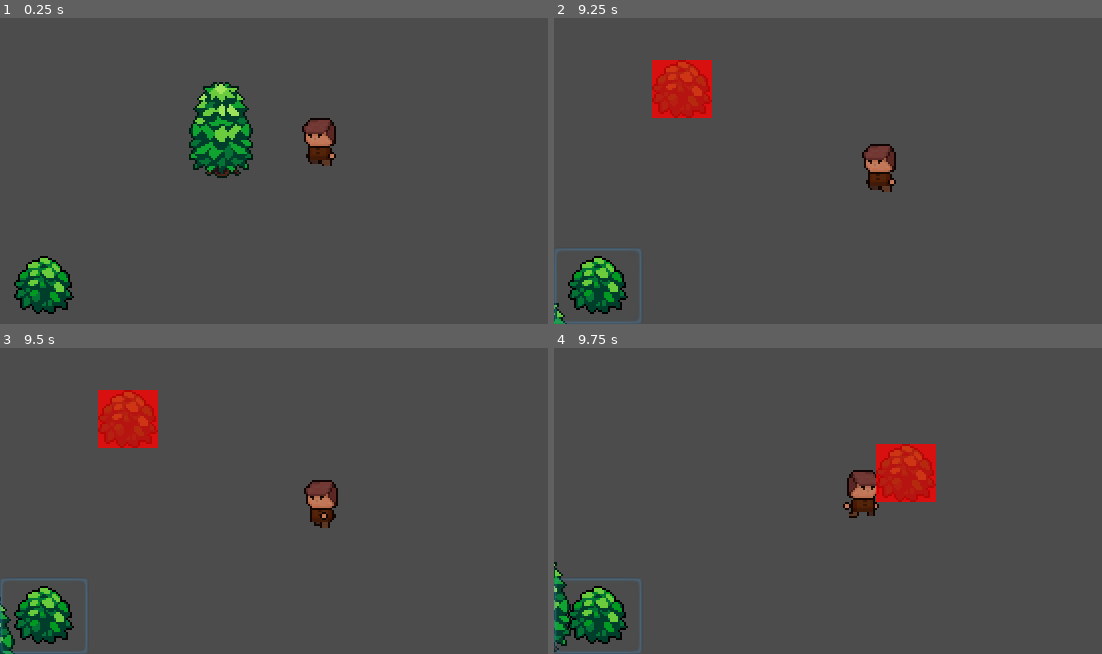
Above: before the commit, frames 1-4 (two rows, left to right).
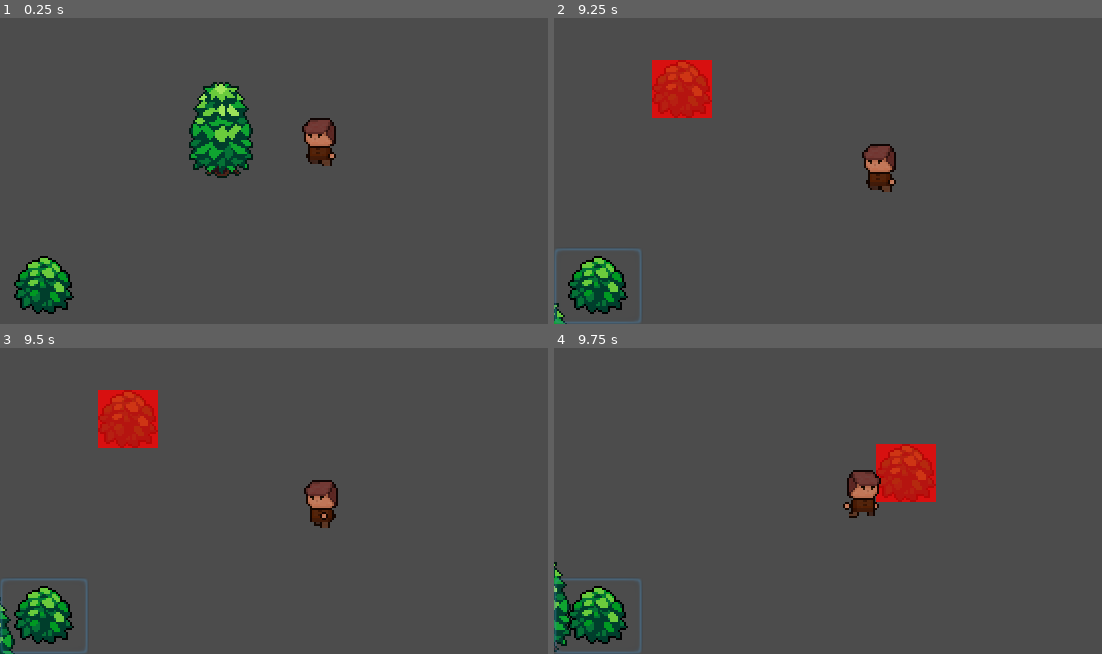
Above: after the commit, the same moments.

Repository: ismailgamedev/Godot-Building-System
Game: Godot game, scene res://Main.tscn
The game is run twice, just before and just after one commit, with the same random seed, the same clock (stepped at 60 frames per second) and the same inputs.
Inputs (mouse positions are in pixels of both pictures, inside the frame that each line leads up to):
- Up to frame 1 (0.25 s): no input
- Up to frame 2 (9.25 s): click (597, 287) at 0.5 s; tap Enter at 1.25 s; move the mouse to (844, 216) at 1.27 s; hold Up (ui_up) 1.28-2.78 s; click (844, 216) at 1.42 s; move the mouse to (1063, 198) at 2.02 s; move the mouse to (680, 91) at 2.77 s; hold Left (ui_left) 2.78-4.28 s; move the mouse to (904, 143) at 3.52 s; click (904, 143) at 3.67 s; move the mouse to (778, 54) at 4.27 s; hold Down (ui_down) 4.28-5.03 s; move the mouse to (1014, 125) at 5.02 s; hold Right (ui_right) 5.03-5.78 s; move the mouse to (745, 161) at 5.77 s; hold Up (ui_up) 5.78-6.53 s; click (745, 161) at 5.92 s; move the mouse to (937, 63) at 6.52 s; hold Right (ui_right) 6.53-8.78 s; move the mouse to (844, 216) at 7.27 s; move the mouse to (1063, 198) at 8.02 s; click (1063, 198) at 8.17 s; move the mouse to (680, 91) at 8.77 s; hold Down (ui_down) from 8.78 s (still down)
- Up to frame 3 (9.5 s): keep holding Down (ui_down)
- Up to frame 4 (9.75 s): move the mouse to (904, 473) at 9.52 s; release Down (ui_down) at 9.53 s; hold Left (ui_left) from 9.53 s (still down)

Frames 1-3 are identical in both runs. In frame 4, less than 0.1% of the frame differs, in the area x 58-60%, y 41-49%.

Commit message:
YSort added

Diff:
--- a/Main.tscn
+++ b/Main.tscn
@@ -4,26 +4,28 @@
 [ext_resource path="res://UI/UI.tscn" type="PackedScene" id=3]
 [ext_resource path="res://Sprites/Tree.png" type="Texture" id=4]
 
-[sub_resource type="CapsuleShape2D" id=3]
+[sub_resource type="CapsuleShape2D" id=1]
 radius = 16.8518
 height = 18.7149
 
 [node name="Main" type="Node2D"]
 
-[node name="Player" parent="." instance=ExtResource( 1 )]
+[node name="YSort" type="YSort" parent="."]
+
+[node name="Player" parent="YSort" instance=ExtResource( 1 )]
 position = Vector2( 0.882187, 4.2979 )
 
-[node name="CanvasLayer" type="CanvasLayer" parent="."]
-
-[node name="UI" parent="CanvasLayer" instance=ExtResource( 3 )]
-
-[node name="TreeArea" type="Area2D" parent="."]
+[node name="TreeArea" type="Area2D" parent="YSort"]
 position = Vector2( -49, 4.5 )
 
-[node name="Tree" type="Sprite" parent="TreeArea"]
+[node name="Tree" type="Sprite" parent="YSort/TreeArea"]
 position = Vector2( 0.5, -7 )
 texture = ExtResource( 4 )
 
-[node name="CollisionShape2D" type="CollisionShape2D" parent="TreeArea"]
+[node name="CollisionShape2D" type="CollisionShape2D" parent="YSort/TreeArea"]
 position = Vector2( -0.16629, -5.33371 )
-shape = SubResource( 3 )
+shape = SubResource( 1 )
+
+[node name="CanvasLayer" type="CanvasLayer" parent="YSort"]
+
+[node name="UI" parent="YSort/CanvasLayer" instance=ExtResource( 3 )]
--- a/project.godot
+++ b/project.godot
@@ -14,6 +14,10 @@
 run/main_scene="res://Main.tscn"
 config/icon="res://icon.png"
 
+[autoload]
+
+Building="*res://Building.gd"
+
 [display]
 
 window/size/width=320
@@ -22,6 +26,10 @@
 window/size/test_height=600
 window/stretch/mode="2d"
 window/stretch/aspect="keep"
+
+[editor_plugins]
+
+enabled=PoolStringArray(  )
 
 [input]
 
